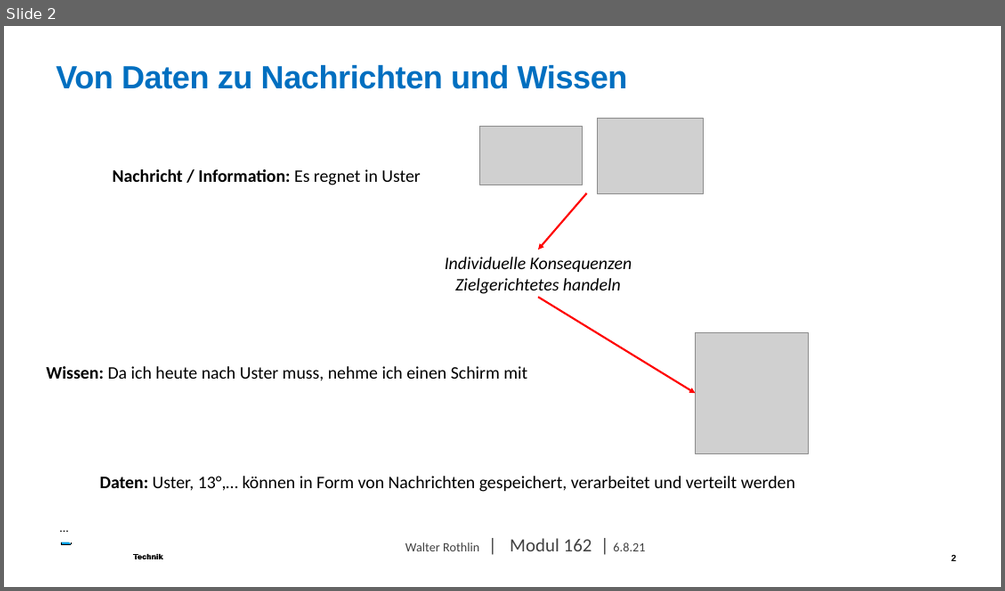
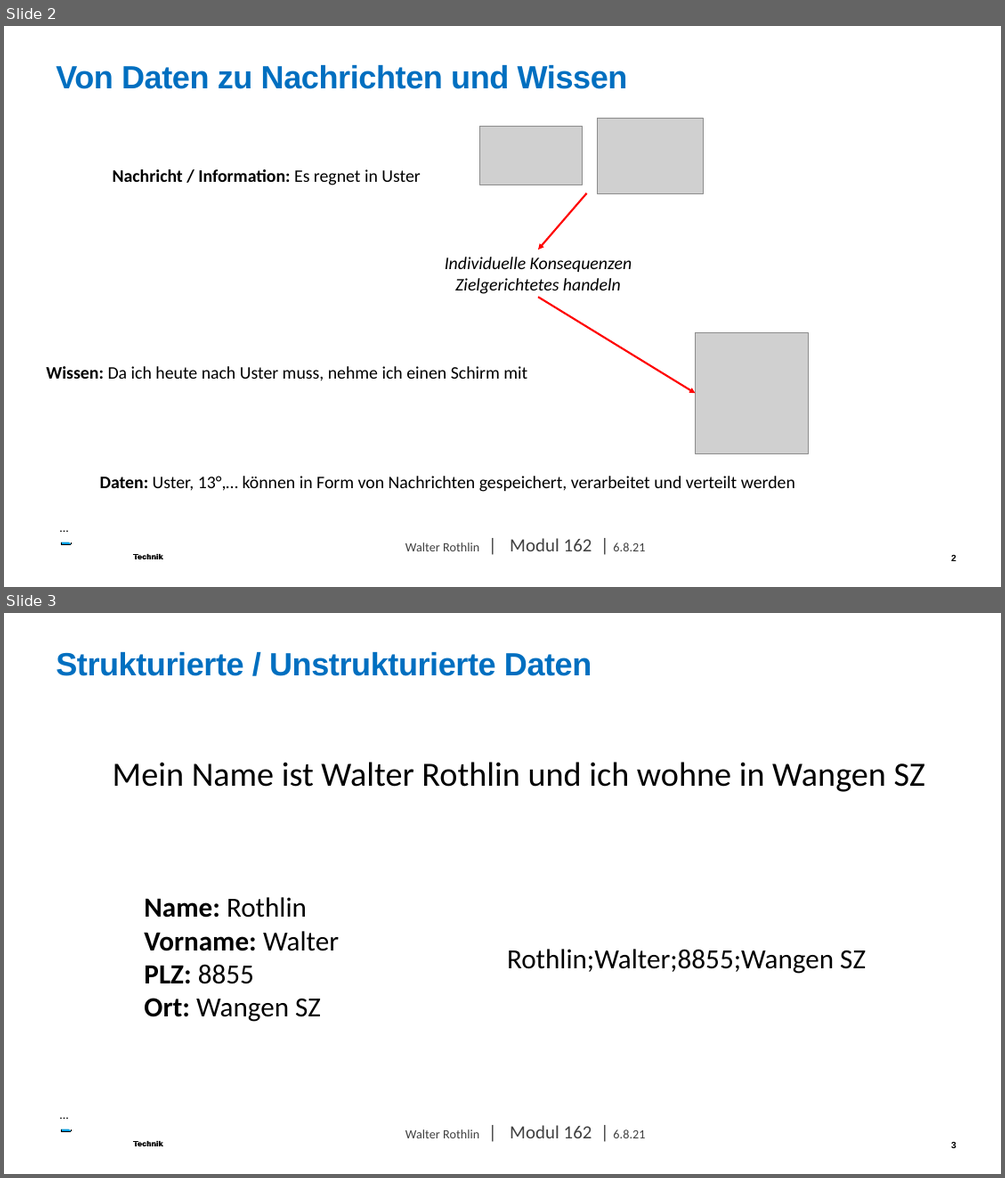
Before and after one commit to walter-rothlin/Source-Code, a slide deck: SchulungsUnterlagen/BZU/162_Einführung_Grundlagen_01.pptx. Shown one above the other, each under a label of ours: slide 2 before the commit, slides 2 and 3 after it. The pictures are 1005x591 and 1005x1178 pixels, drawn with LibreOffice and Linux fonts; fonts in the diff are those of the drawing; grey boxes stand for pictures; background and template pictures are left out. Boxes give left, top, right and bottom in pixels: in the first picture for what was removed or moved away, otherwise in the second. Text is boxed around its words. In the diff, an @@ line names an element or a change of style, - is before the commit and + after.

```diff
--- a/SchulungsUnterlagen/BZU/162_Einführung_Grundlagen_01.pptx
+++ b/SchulungsUnterlagen/BZU/162_Einführung_Grundlagen_01.pptx
@@ slide 3 added at [4, 613, 1001, 1174], background #FFFFFF; not listed: 9 template elements that a slide beside it also shows @@
@@ title added at [56, 652, 592, 676], 51 pt, text #006FC0, bold @@
+Strukturierte / Unstrukturierte Daten
@@ text added at [113, 762, 925, 792], 54 pt, text #000000 @@
+Mein Name ist Walter Rothlin und ich wohne in Wangen SZ
@@ text added at [144, 897, 339, 1022], 44 pt, text #000000 @@
+Name: Rothlin
+Vorname: Walter
+PLZ: 8855
+Ort: Wangen SZ
@@ text added at [507, 949, 866, 973], 44 pt, text #000000 @@
+Rothlin;Walter;8855;Wangen SZ
@@ text added at [59, 1106, 70, 1122], 19.5 pt, text #000000 @@
+...
@@ freeform shape added at [60, 1108, 72, 1129], fill #FFFFFF @@
@@ freeform shape added at [61, 1120, 71, 1131], fill #009FE3 @@
@@ freeform shape added at [61, 1131, 71, 1131], outline #000000 0.5 pt @@
@@ freeform shape added at [61, 1129, 61, 1131], outline #000000 0.5 pt @@
@@ freeform shape added at [71, 1129, 71, 1131], outline #000000 0.46 pt @@
@@ text added at [405, 1125, 645, 1138], 20 pt, text #404040 @@
+Walter Rothlin | Modul 162 | 6.8.21
@@ page number added at [951, 1142, 956, 1148], 14.5 pt, text #000000, bold @@
+3
```
Also in this commit, not shown: 2 slides changed, 1 other file.
